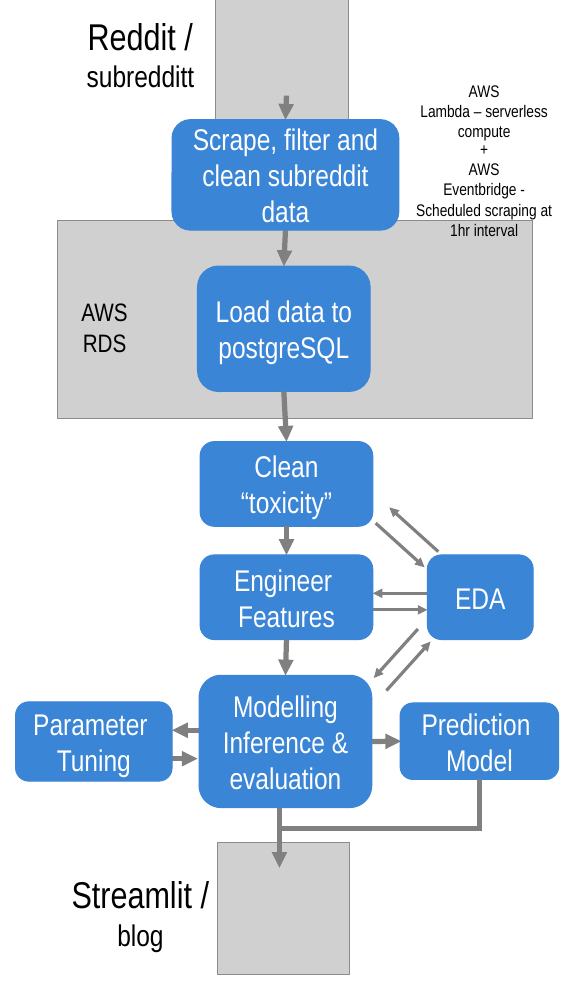
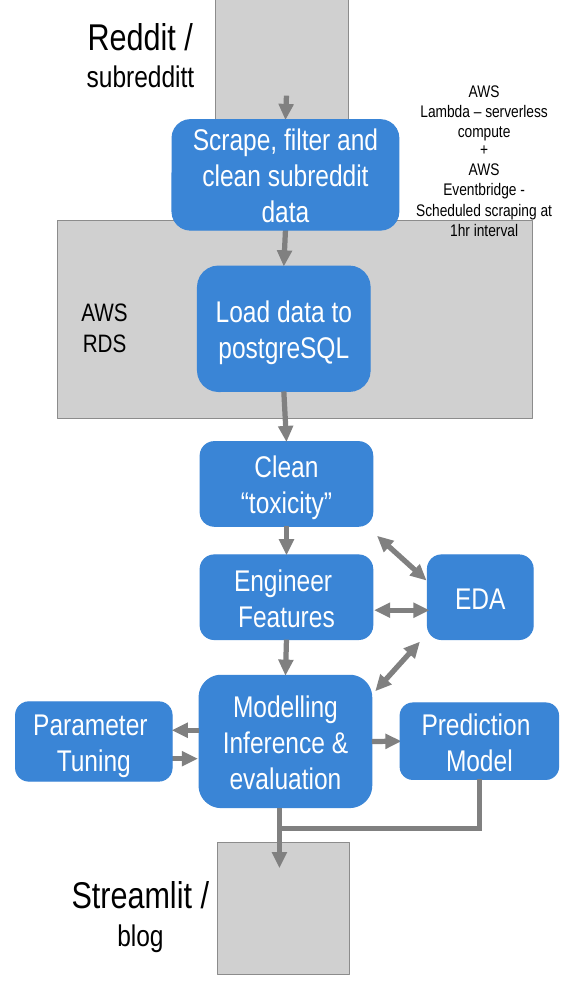
Before and after one commit to erlan321/Capstone-697-TeamAugury, a slide deck: slide 3 of blog_assets/AuguryPipelinePowerpoint portrait Vertical.pptx (slide 2 before the commit). Drawn at 567x1008 pixels with LibreOffice and Linux fonts; fonts in the diff are those of the drawing; grey boxes stand for pictures. Boxes give left, top, right and bottom in pixels: in the first picture for what was removed or moved away, otherwise in the second. Text is boxed around its words. In the diff, an @@ line names an element or a change of style, - is before the commit and + after.

```diff
--- a/blog_assets/AuguryPipelinePowerpoint portrait Vertical.pptx
+++ b/blog_assets/AuguryPipelinePowerpoint portrait Vertical.pptx
@@ arrow removed from (438, 552) to (389, 507) @@
@@ arrow moved from (425, 567) - (376, 523) to (426, 581) - (377, 536) @@
@@ arrow (426, 581) - (377, 536): arrow to double arrow; stroke #808080 3 pt to #808080 5 pt @@
@@ arrow removed from (427, 593) to (373, 593) @@
@@ arrow (374, 610) - (429, 610): arrow to double arrow; stroke #808080 3 pt to #808080 5 pt @@
@@ arrow moved from (418, 629) - (373, 678) to (420, 642) - (376, 691) @@
@@ arrow (420, 642) - (376, 691): arrow to double arrow; stroke #808080 3 pt to #808080 5 pt @@
@@ arrow removed from (386, 690) to (431, 642) @@
```
Also in this commit, not shown: 1 slide added, 2 other files.
